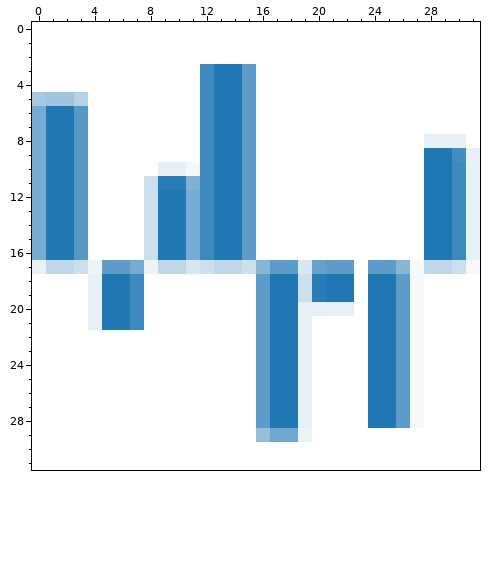
File history of a pixel-art sprite, public/icons/docs/pandas/16@2x.png. The picture above was drawn from the file before the commit.
The file is 32x32 pixels. Pixels under 10% opacity are left out. Colours within 5 levels of each other are drawn and written as one.
And afterwards:
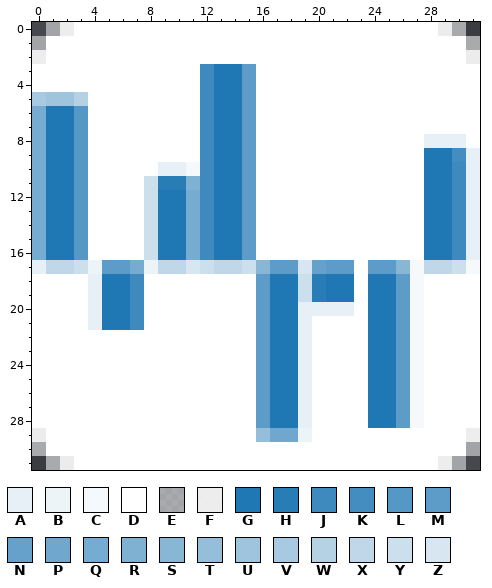
Palette (. is transparent): A #e6f0f6  B #edf4f8  C #f6f9fc  D #ffffff  E #ffffff88  F #ffffffe6  G #1f77b4  H #297db7  J #3e8abe  K #448dc0  L #5598c5  M #5d9cc8  N #65a1ca  P #6fa7ce  Q #76acd1  R #7fb1d3  S #88b7d6  T #95bedb  U #9ec4de  V #a7cae2  W #b5d2e5  X #bfd7e9  Y #cbdfed  Z #d8e6f1
Difference:
The author changed colour D to colour E in row 0 at x 1 and 30; in row 1 at x 0 and 31; in row 30 at x 0 and 31; in row 31 at x 1 and 30.
The author changed colour D to colour F in row 0 at x 2 and 29; in row 2 at x 0 and 31; in row 29 at x 0 and 31; in row 31 at x 2 and 29.
The author cleared colour D in row 0 at x 0 and 31; in row 31 at x 0 and 31.
